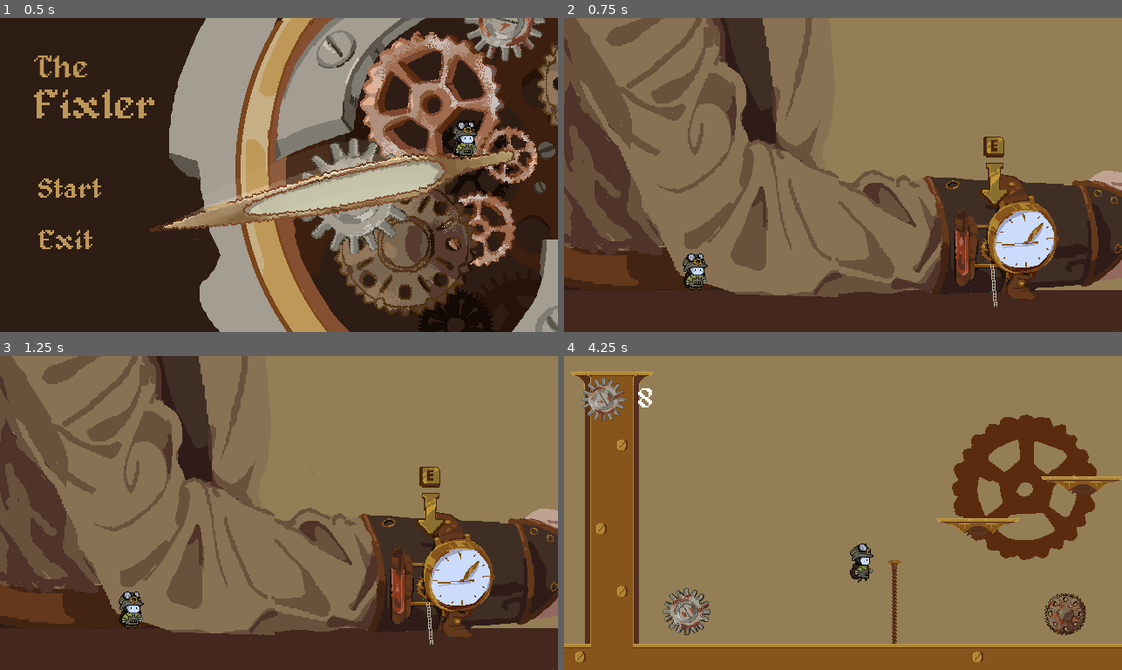
Above: before the commit, frames 1-4 (two rows, left to right).
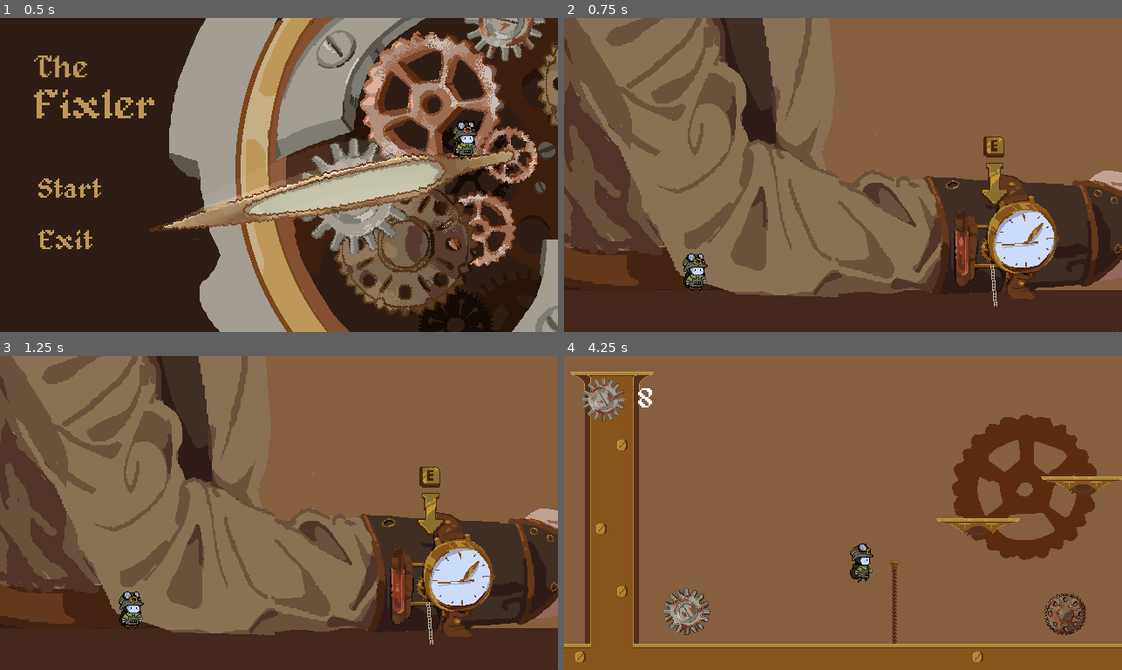
Above: after the commit, the same moments.

Repository: Tarnest/meow-meow-gj
Game: Godot game, scene res://scenes/start/start.tscn
Two runs of this game, one before a commit and one after it. Both use one fixed random seed, a clock stepped at 60 frames per second and the inputs below.
Inputs (mouse positions are in pixels of both pictures, inside the frame that each line leads up to):
- Up to frame 1 (0.5 s): no input
- Up to frame 2 (0.75 s): click "Start" at 0.5 s
- Up to frame 3 (1.25 s): no input
- Up to frame 4 (4.25 s): move the mouse to (965, 497) at 1.27 s; hold Right (move_right) 1.28-2.78 s; tap E (interact) at 1.35, 2.85 s; tap Space (jump) at 1.52, 2.27, 3.77 s; move the mouse to (731, 528) at 2.02 s; tap A (move) at 2.1, 3.6 s; move the mouse to (898, 443) at 2.77 s; move the mouse to (815, 575) at 3.52 s; hold Right (move_right) from 3.53 s (still down)

Frame 1 is identical in both runs. In frame 2, 27% of the frame differs, in the area x 6-100%, y 0-87%; in frame 3, 26%; in frame 4, 74%, in the area x 0-100%, y 0-92%.

Commit message:
Finished Adding Stuff

Diff:
--- a/project.godot
+++ b/project.godot
@@ -83,4 +83,4 @@
 rendering_device/driver.windows="d3d12"
 renderer/rendering_method="gl_compatibility"
 renderer/rendering_method.mobile="gl_compatibility"
-environment/defaults/default_clear_color=Color(0.5764706, 0.49411765, 0.33333334, 1)
+environment/defaults/default_clear_color=Color(0.52, 0.37301335, 0.24440001, 1)
--- a/scenes/watch/background/background_sound.tscn
+++ b/scenes/watch/background/background_sound.tscn
@@ -9,8 +9,10 @@
 stream = ExtResource("1_p41j4")
 volume_db = -9.313
 autoplay = true
+max_distance = 1000000.0
 
 [node name="Ticking" type="AudioStreamPlayer2D" parent="." unique_id=1184153228]
 stream = ExtResource("2_6h67s")
 volume_db = -10.0
 autoplay = true
+max_distance = 1000000.0
